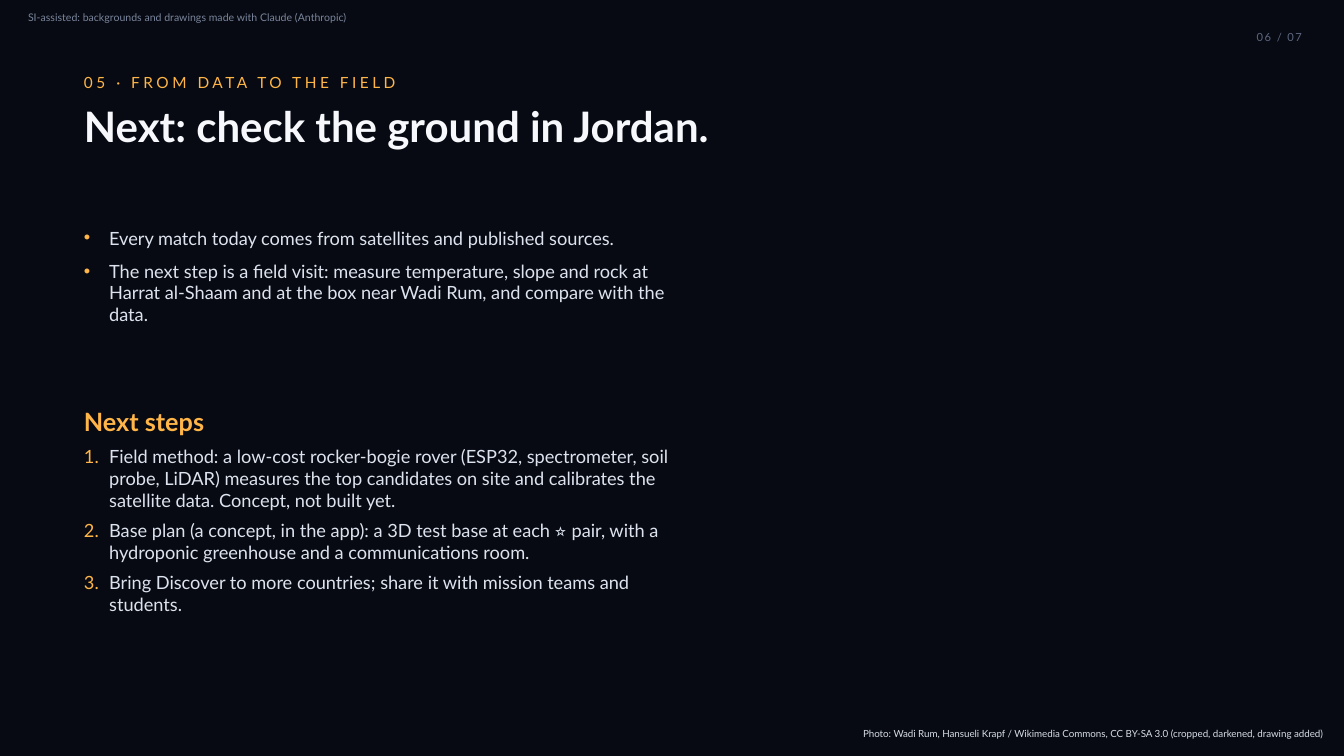
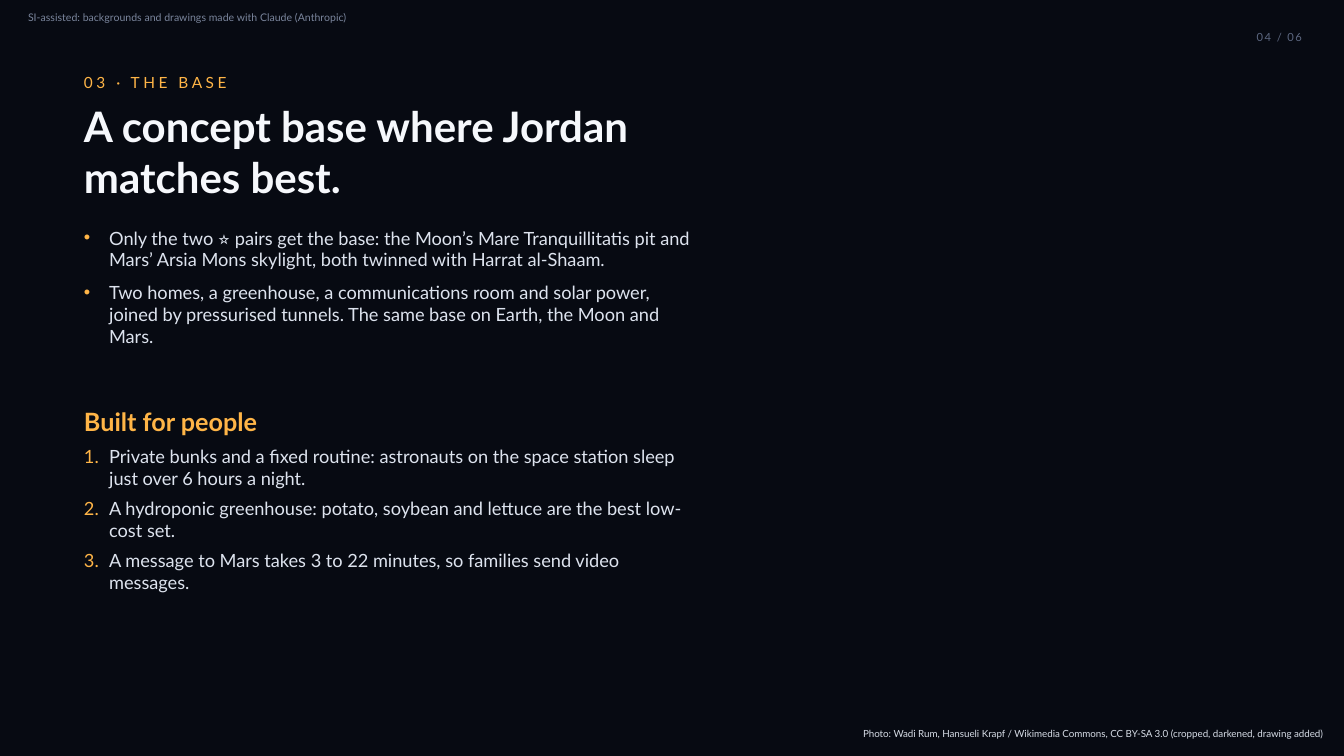
Before and after one commit to itsak7m/analog-atlas, a slide deck: slide 4 of pitch/AnalogAtlas_CosmicCats.pptx (slide 6 before the commit). Drawn at 1344x756 pixels with LibreOffice and Linux fonts; fonts in the diff are those of the drawing; background and template pictures are left out. Boxes give left, top, right and bottom in pixels: in the first picture for what was removed or moved away, otherwise in the second. Text is boxed around its words. In the diff, an @@ line names an element or a change of style, - is before the commit and + after.

```diff
--- a/pitch/AnalogAtlas_CosmicCats.pptx
+++ b/pitch/AnalogAtlas_CosmicCats.pptx
@@ text at box(1257, 33, 1301, 41): text changed @@
-06 / 07
+04 / 06
@@ text at box(84, 77, 226, 88): text changed @@
-05 · FROM DATA TO THE FIELD
+03 · THE BASE
@@ text at box(84, 110, 628, 194): text changed @@
-Next: check the ground in Jordan.
+A concept base where Jordan matches best.
@@ text at box(109, 231, 689, 343): text changed @@
-• Every match today comes from satellites and published sources.
-• The next step is a field visit: measure temperature, slope and rock at Harrat al-Shaam and at the box near Wadi Rum, and compare with the data.
+• Only the two ⭐ pairs get the base: the Moon’s Mare Tranquillitatis pit and Mars’ Arsia Mons skylight, both twinned with Harrat al-Shaam.
+• Two homes, a greenhouse, a communications room and solar power, joined by pressurised tunnels. The same base on Earth, the Moon and Mars.
@@ text at box(84, 412, 257, 435): text changed @@
-Next steps
+Built for people
@@ text at box(109, 449, 681, 593): text changed @@
-1. Field method: a low-cost rocker-bogie rover (ESP32, spectrometer, soil probe, LiDAR) measures the top candidates on site and calibrates the satellite data. Concept, not built yet.
-2. Base plan (a concept, in the app): a 3D test base at each ⭐ pair, with a hydroponic greenhouse and a communications room.
-3. Bring Discover to more countries; share it with mission teams and students.
+1. Private bunks and a fixed routine: astronauts on the space station sleep just over 6 hours a night.
+2. A hydroponic greenhouse: potato, soybean and lettuce are the best low-cost set.
+3. A message to Mars takes 3 to 22 minutes, so families send video messages.
```
Also in this commit, not shown: 5 other slides changed, 1 slide removed, 1 other file.
